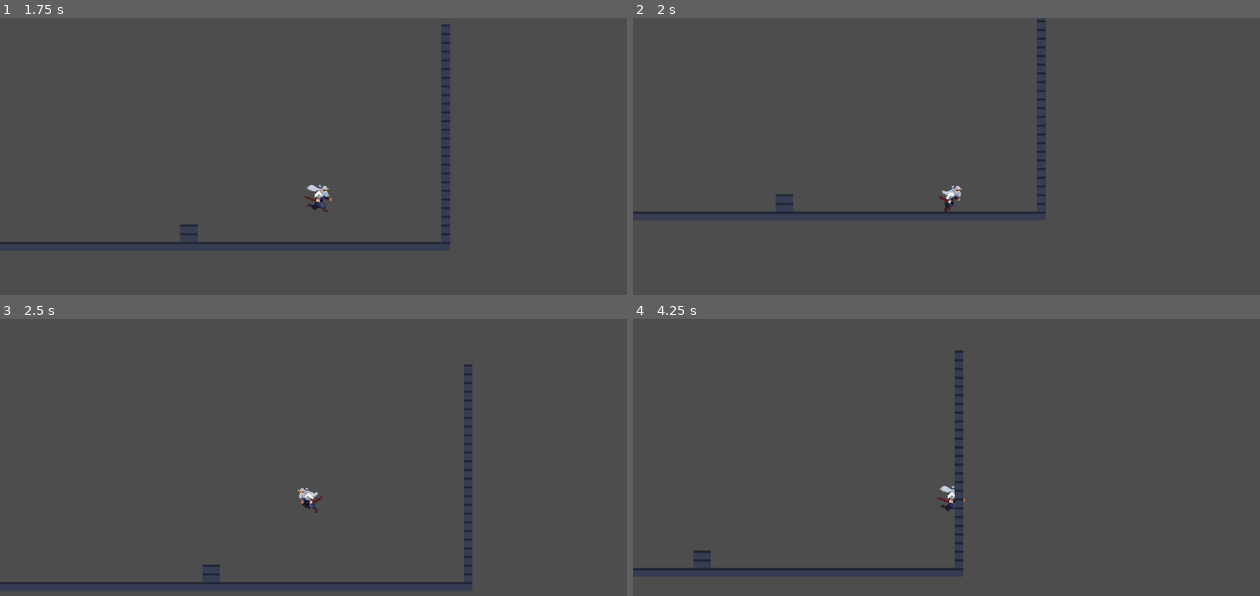
Above: before the commit, frames 1-4 (two rows, left to right).
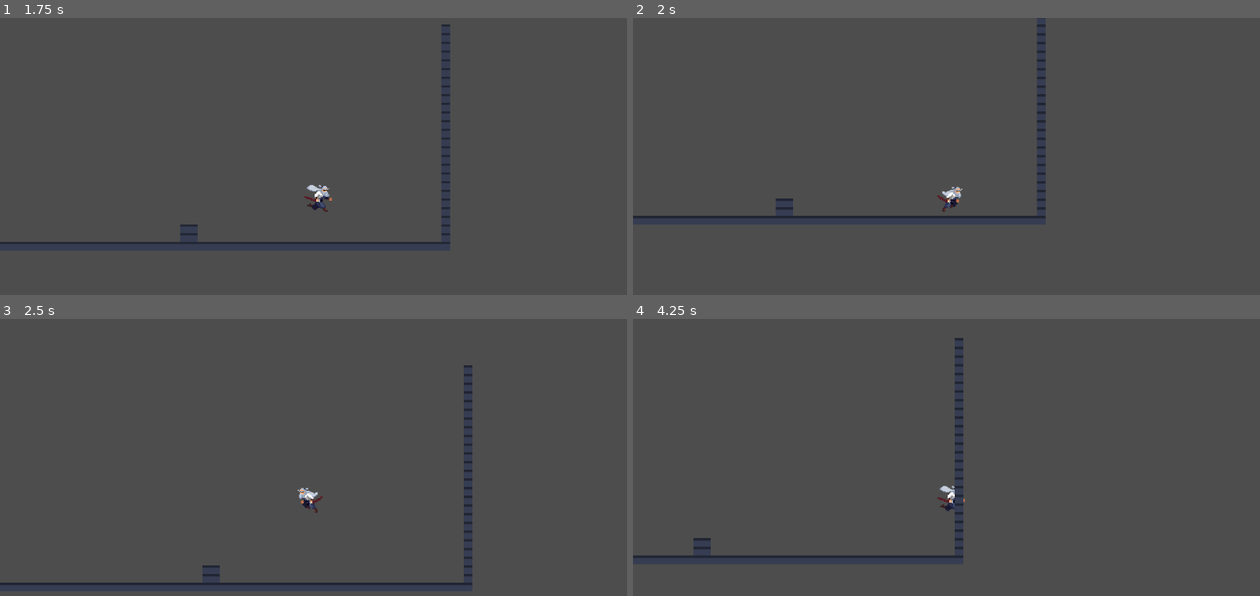
Above: after the commit, the same moments.

Repository: StrikorDawn/Batknight---A-Monster-Swing
Game: Godot game, scene res://scenes/testing_ground.tscn
Two runs of this game, one before a commit and one after it. Both use one fixed random seed, a clock stepped at 60 frames per second and the inputs below. The engine's default icon, where the game draws it, is replaced by a stand-in: a white triangle on a blue panel in a dark square.
Inputs:
- Up to frame 1 (1.75 s): hold W (jump) 0.53-1.28 s; hold D (right) from 0.53 s (still down); tap F (throw) at 1.35 s; tap W (jump) at 1.52, 1.55 s
- Up to frame 2 (2 s): keep holding D (right); tap W (jump) at 1.82 s
- Up to frame 3 (2.5 s): release D (right) at 2.03 s; hold A (left) from 2.03 s (still down); hold W (jump) from 2.03 s (still down)
- Up to frame 4 (4.25 s): release A (left) at 2.78 s; release W (jump) at 2.78 s; hold D (right) from 2.78 s (still down); tap F (throw) at 2.85 s; tap W (jump) at 3.02, 3.05, 3.32 s; hold W (jump) from 3.53 s (still down)

Frame 1 is identical in both runs. In frame 2, 1.8% of the frame differs, in the area x 0-66%, y 0-73%; in frame 3, 0.5%; in frame 4, 1.8%, in the area x 0-53%, y 6-91%.

Commit message:
Implemented jump buffer and Added documentation

Diff:
--- a/scenes/player.tscn
+++ b/scenes/player.tscn
@@ -337,6 +337,6 @@
 autoplay = "idle"
 offset = Vector2(0, 10)
 
-[node name="Jump Buffer Timer" type="Timer" parent="."]
-
-[node name="Coyote Timer" type="Timer" parent="."]
+[node name="JumpBufferTimer" type="Timer" parent="."]
+
+[node name="CoyoteTimer" type="Timer" parent="."]
--- a/scripts/player/player.gd
+++ b/scripts/player/player.gd
@@ -9,8 +9,8 @@
 
 # Node References
 @onready var sprite_2d: AnimatedSprite2D = $CollisionShape2D/Sprite2D
-@onready var jump_buffer_timer: Timer = $"Jump Buffer Timer"
-@onready var coyote_timer: Timer = $"Coyote Timer"
+@onready var jump_buffer_timer: Timer = $JumpBufferTimer
+@onready var coyote_timer: Timer = $CoyoteTimer
 @onready var bat_spawn_point: Marker2D = %BatSpawnPoint
 
 # Custom Player Gravity Calculations
@@ -21,10 +21,10 @@
 # Player Movment Variables
 @export var move_speed = 275
 @export var jump_height: float = 125
-@export var jump_time_to_peak: float = .5
+@export var jump_time_to_peak: float = 0.5
 @export var jump_time_to_descent: float = 0.4
 @export var coyote_time: float = 0.1
-@export var jump_buffer_time: float = 1.0
+@export var jump_buffer_time: float = 0.25
 #@export var fall_clamp: float = 100
 
 # Player Check variables
@@ -95,10 +95,12 @@
 	jump_buffer = true
 	jump_buffer_timer.one_shot = true
 	jump_buffer_timer.start(jump_buffer_time)
+	print("Buffer window start")
 
 # Ensures no uninteded jumps occur
 func on_jump_buffer_timeout():
 	jump_buffer = false
+	print("You missed it")
 
 # Signals that the player want's to throw a bat
 func throw():
--- a/scripts/player/states/fall_state.gd
+++ b/scripts/player/states/fall_state.gd
@@ -9,12 +9,14 @@
 # Called every frame. 'delta' is the elapsed time since the previous frame.
 func do_physics_process(delta: float) -> void:
 	var direction = Input.get_axis("left", "right")
+	# Maintain control in air
 	if direction:
-		player.velocity.x = direction * player.move_speed  # Maintain control in air
+		player.velocity.x = direction * player.move_speed
 		player.sprite_2d.flip_h = direction < 0
 	else:
 		player.velocity.x = 0 # Allows the player to stop arial momentum
 
+	# Apply fall gravity
 	if not player.is_on_floor():
 		player.velocity.y += player.fall_gravity * delta  # Apply fall gravity
 
@@ -22,7 +24,16 @@
 		if player.jump_available and Input.is_action_just_pressed("jump"):
 			player.set_state(player.states["Jump"])
 
-	elif direction:
-		player.set_state(player.states["Run"])
+		# Jump buffer: If the player presses jump mid-air, store the intent
+		if Input.is_action_just_pressed("jump"):
+			player.start_jump_buffer()
 	else:
-		player.set_state(player.states["Idle"])
+		# Check if jump buffer is active when landing
+		if player.jump_buffer:
+			player.set_state(player.states["Jump"])
+		# Check if Player is moving when landing
+		elif direction:
+			player.set_state(player.states["Run"])
+		# Set player to Idle when Landed
+		else:
+			player.set_state(player.states["Idle"])
